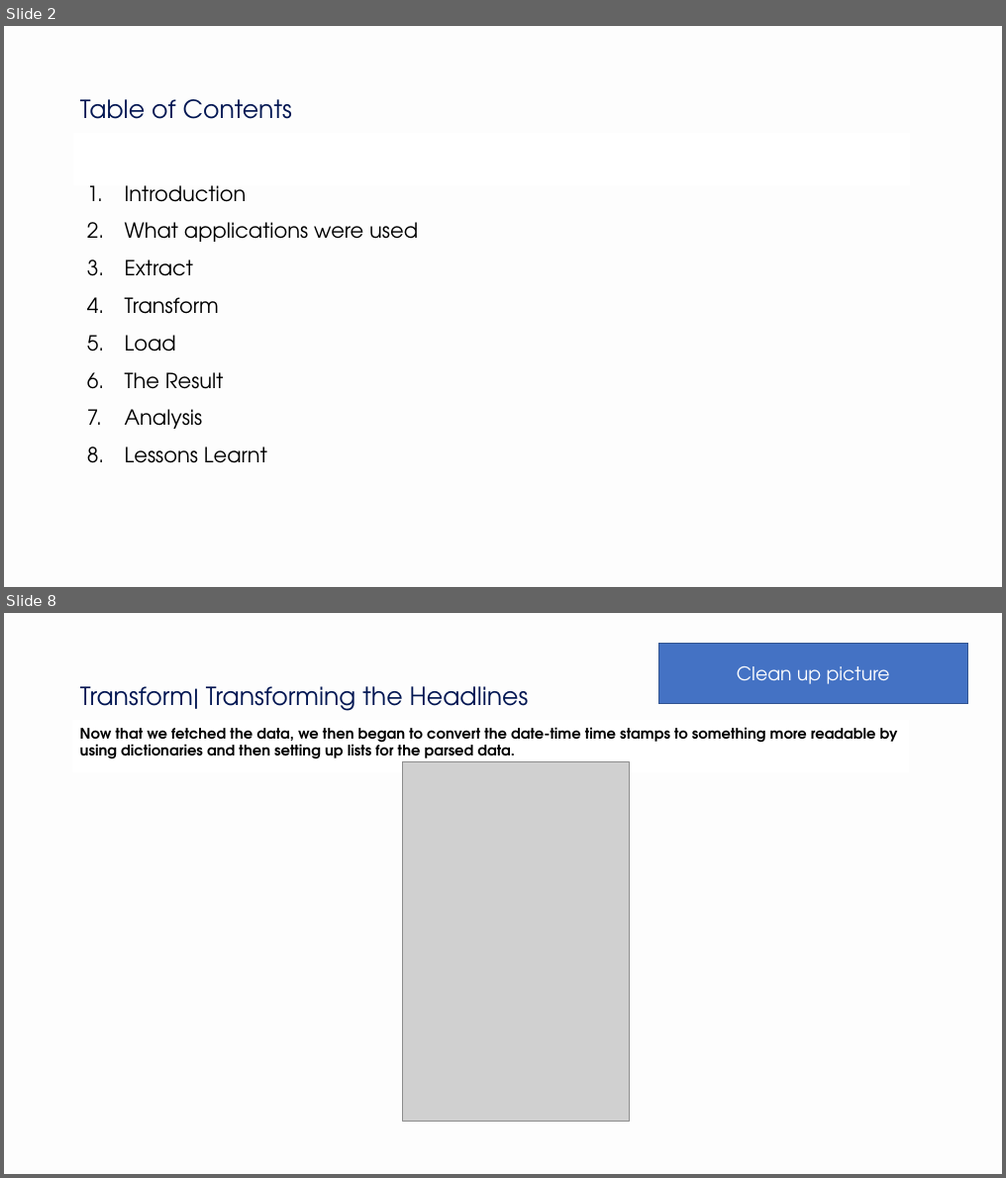
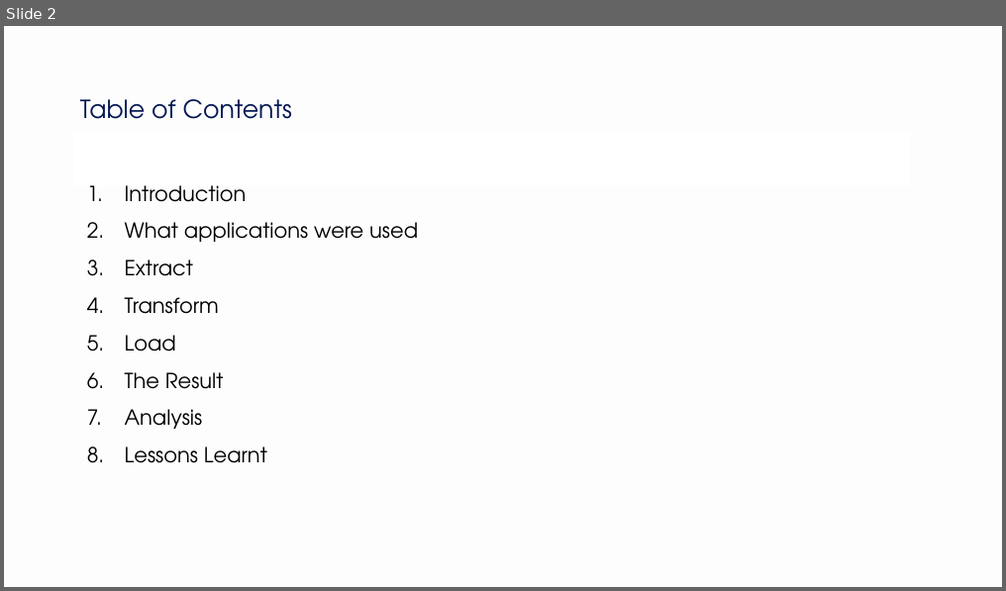
Before and after one commit to NikitaCase/stocks-vs-covid, a slide deck: stocksvscovid/Project 3.pptx. Shown one above the other, each under a label of ours: slides 2 and 8 before the commit, slide 2 after it; the slides between them are not shown. The pictures are 1006x1178 and 1006x591 pixels, drawn with LibreOffice and Linux fonts; fonts in the diff are those of the drawing; grey boxes stand for pictures. Boxes give left, top, right and bottom in pixels: in the first picture for what was removed or moved away, otherwise in the second. Text is boxed around its words. In the diff, an @@ line names an element or a change of style, - is before the commit and + after.

```diff
--- a/stocksvscovid/Project 3.pptx
+++ b/stocksvscovid/Project 3.pptx
@@ slide 8 removed at [4,613,1002,1174], background #F2F2F2 at 10% opacity @@
@@ rectangle removed at [658,643,967,703] @@
-Clean up picture
@@ title removed at [80,686,529,711] @@
-Transform| Transforming the Headlines
@@ rectangle removed at [73,721,908,771] @@
-Now that we fetched the data, we then began to convert the date-time time stamps to something more readable by using dictionaries and then setting up lists for the parsed data.
@@ picture removed at [403,761,629,1121] @@
```
Also in this commit, not shown: 8 slides changed, 3 slides added, 3 other slides removed.
